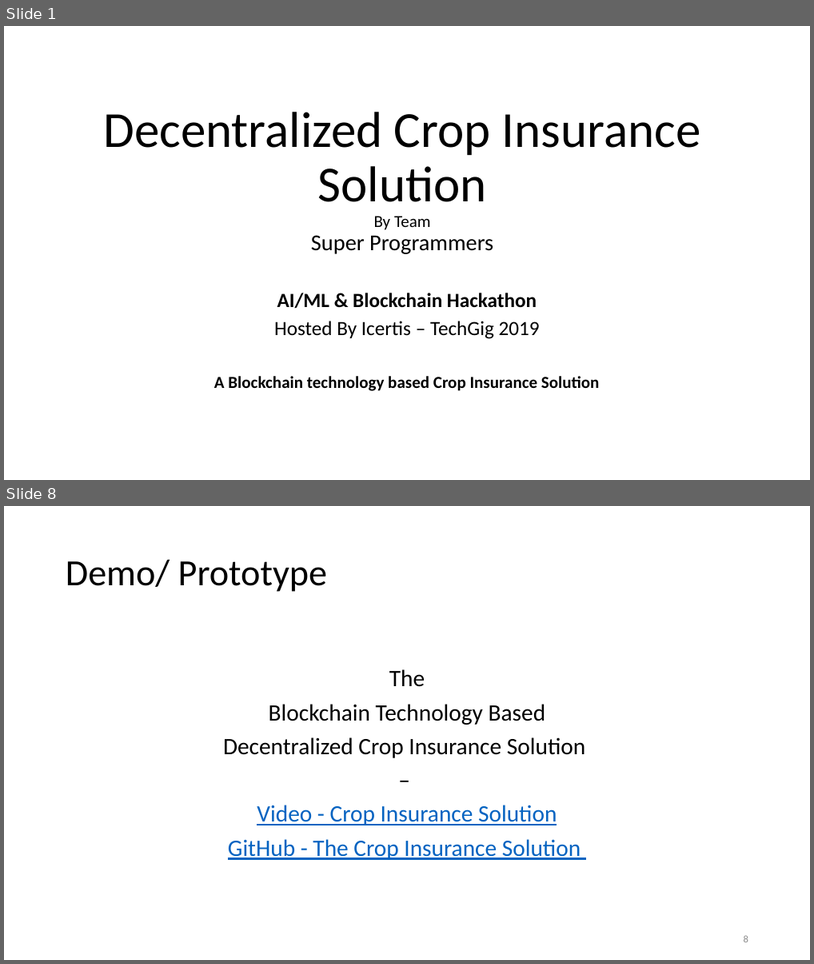
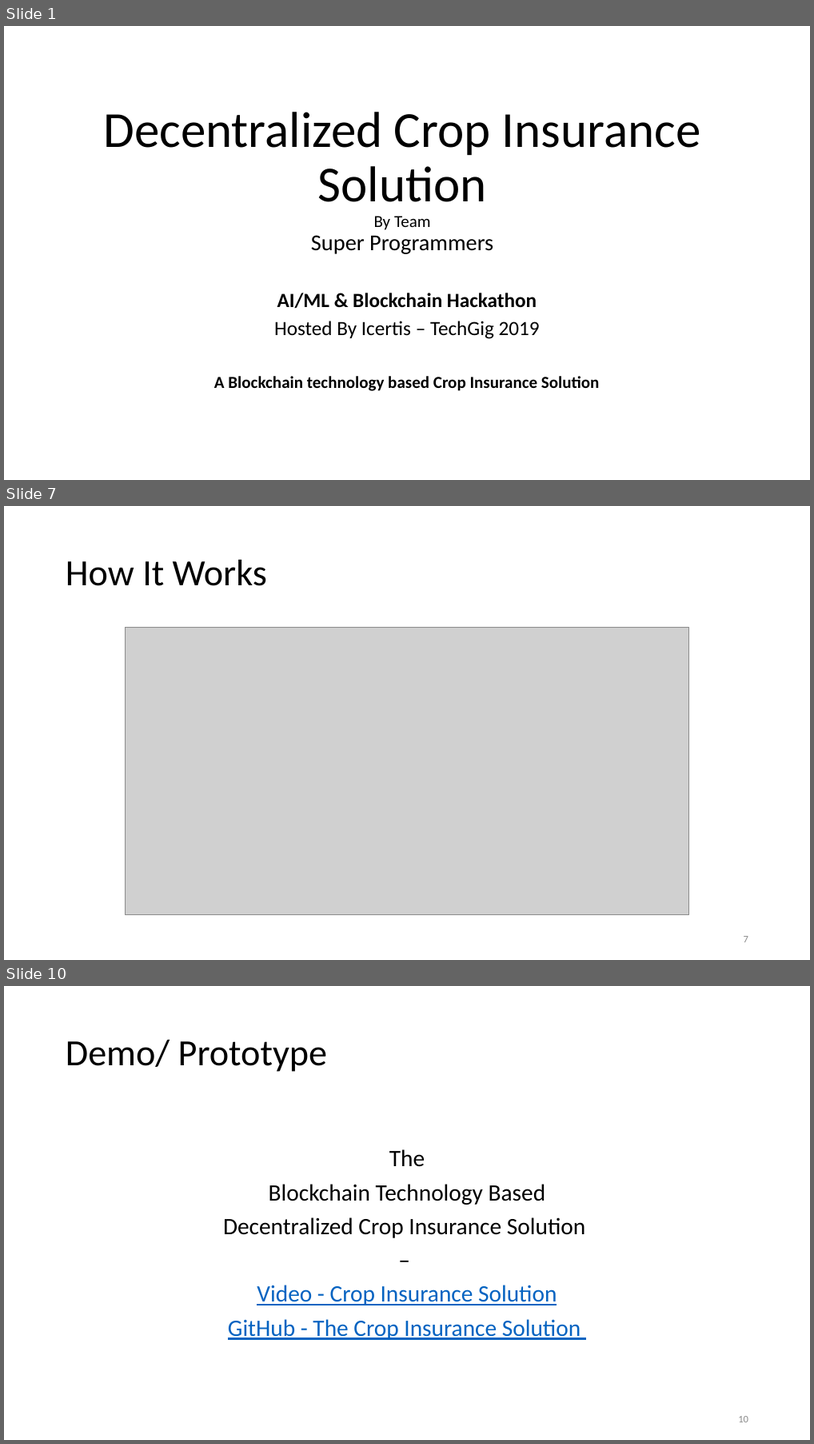
Before and after one commit to jamiefrobison/CropInsuranceSolution, a slide deck: Decentralized Crop Insurance Solution.pptx. Shown one above the other, each under a label of ours: slides 1 and 8 before the commit, slides 1, 7 and 10 after it; the slides between them are not shown. The pictures are 814x964 and 814x1444 pixels, drawn with LibreOffice and Linux fonts; fonts in the diff are those of the drawing; grey boxes stand for pictures. Boxes give left, top, right and bottom in pixels: in the first picture for what was removed or moved away, otherwise in the second. Text is boxed around its words. In the diff, an @@ line names an element or a change of style, - is before the commit and + after.

```diff
--- a/Decentralized Crop Insurance Solution.pptx
+++ b/Decentralized Crop Insurance Solution.pptx
@@ slide 7 added at (4, 506, 810, 960), background #FFFFFF @@
@@ title added at (66, 560, 267, 586), 44 pt, text #000000 @@
+How It Works
@@ picture added at (125, 627, 690, 915) @@
@@ page number added at (744, 936, 749, 942), 12 pt, text #8C8C8C @@
+7
@@ what was slide 8 is now slide 10 @@
@@ page number at (738, 1416, 749, 1422): text changed @@
-8
+10
```
Also in this commit, not shown: 9 slides changed, 1 other slide added.
